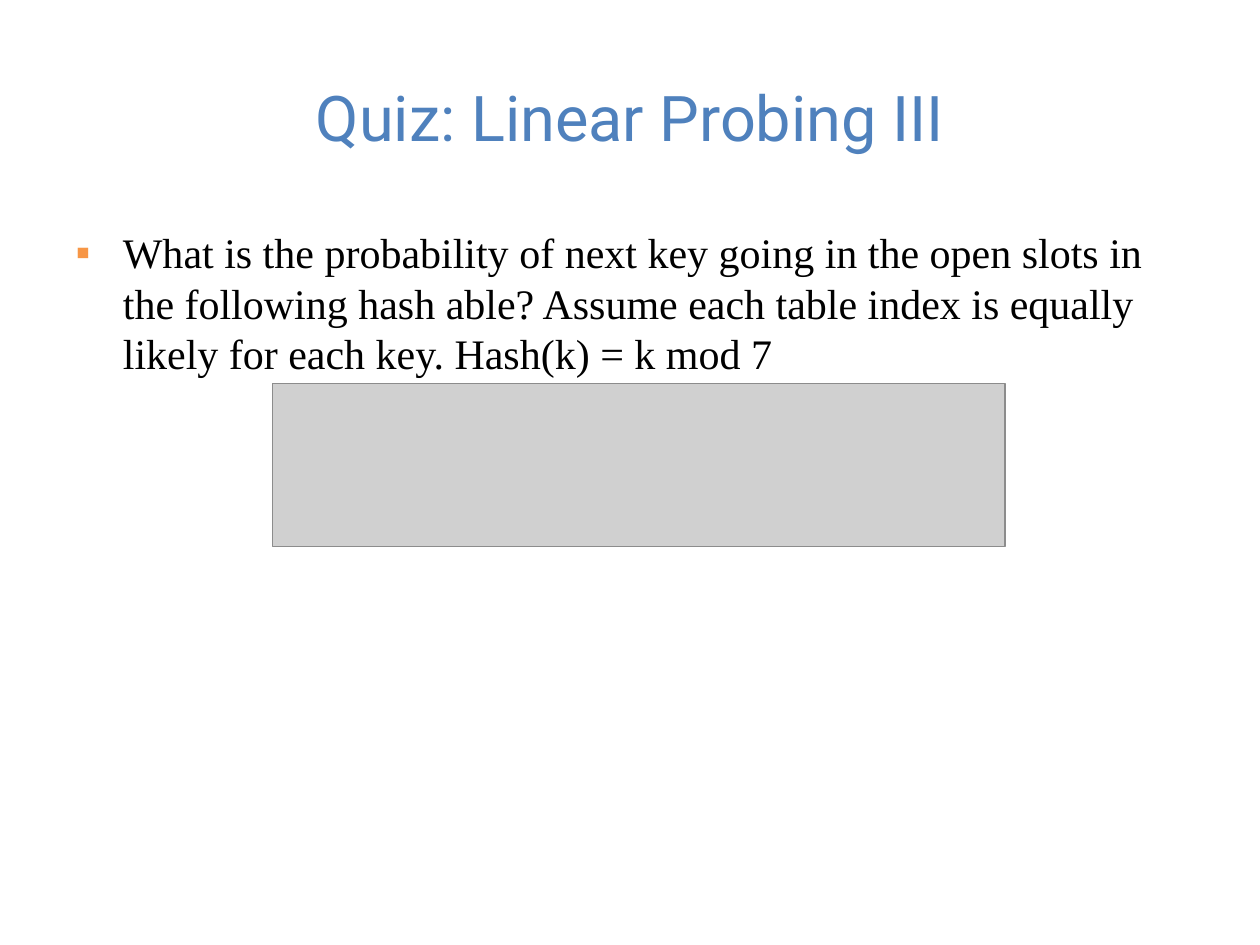
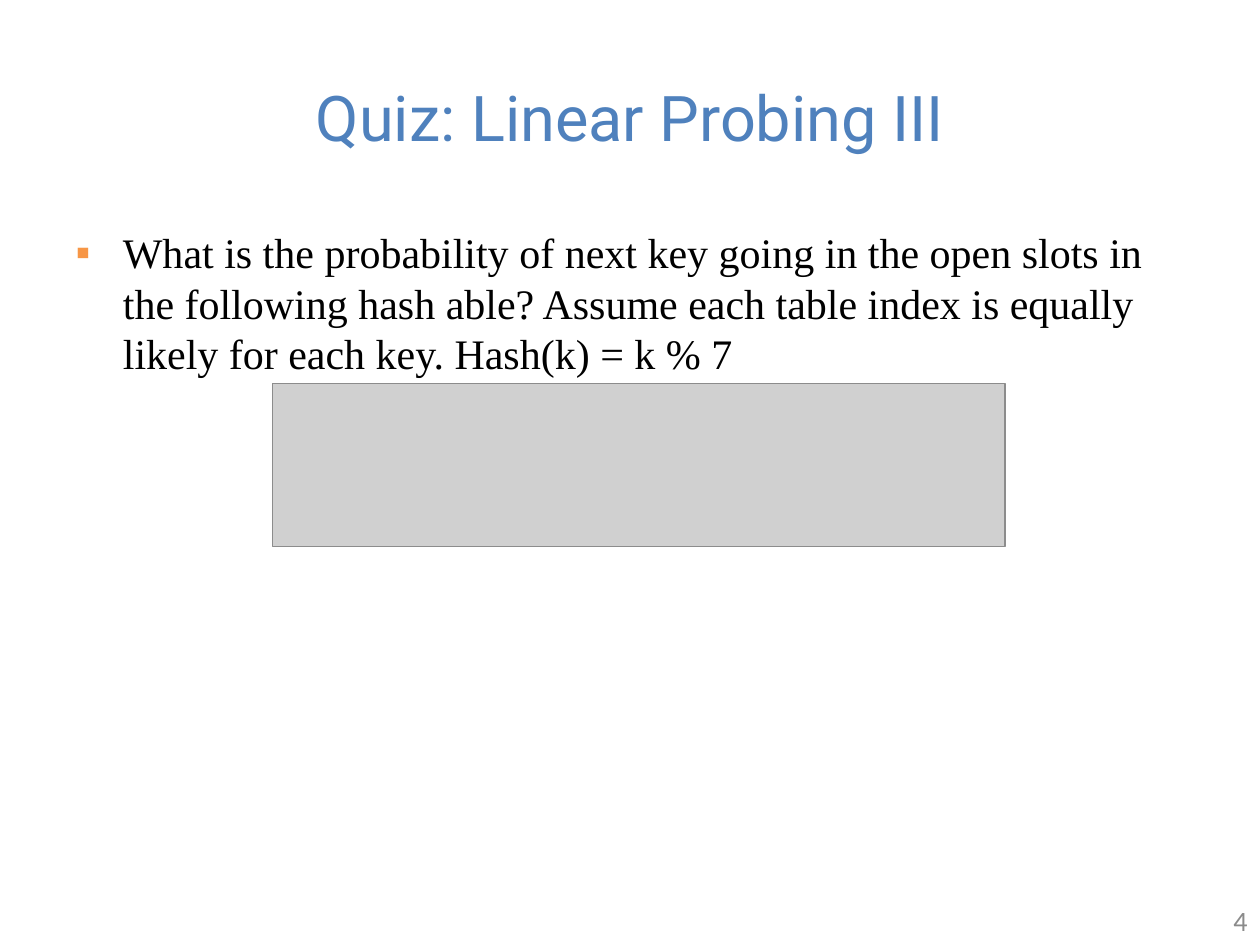
Before and after one commit to guhofstra/CSC111Fa25, a slide deck: slide 4 of PPTs/Lecture 7-hash table exercises.pptx (slide 5 before the commit). Drawn at 1260x945 pixels with LibreOffice and Linux fonts; fonts in the diff are those of the drawing; grey boxes stand for pictures. Boxes give left, top, right and bottom in pixels: in the first picture for what was removed or moved away, otherwise in the second. Text is boxed around its words. In the diff, an @@ line names an element or a change of style, - is before the commit and + after.

```diff
--- a/PPTs/Lecture 7-hash table exercises.pptx
+++ b/PPTs/Lecture 7-hash table exercises.pptx
@@ text at (123, 238, 1142, 378): text changed @@
-▪ What is the probability of next key going in the open slots in the following hash able? Assume each table index is equally likely for each key. Hash(k) = k mod 7
+▪ What is the probability of next key going in the open slots in the following hash able? Assume each table index is equally likely for each key. Hash(k) = k % 7
@@ page number added at (1233, 913, 1247, 931), 16 pt, text #8C8C8C @@
+4
```
Also in this commit, not shown: 3 other slides changed, 1 slide removed, 18 other files.
